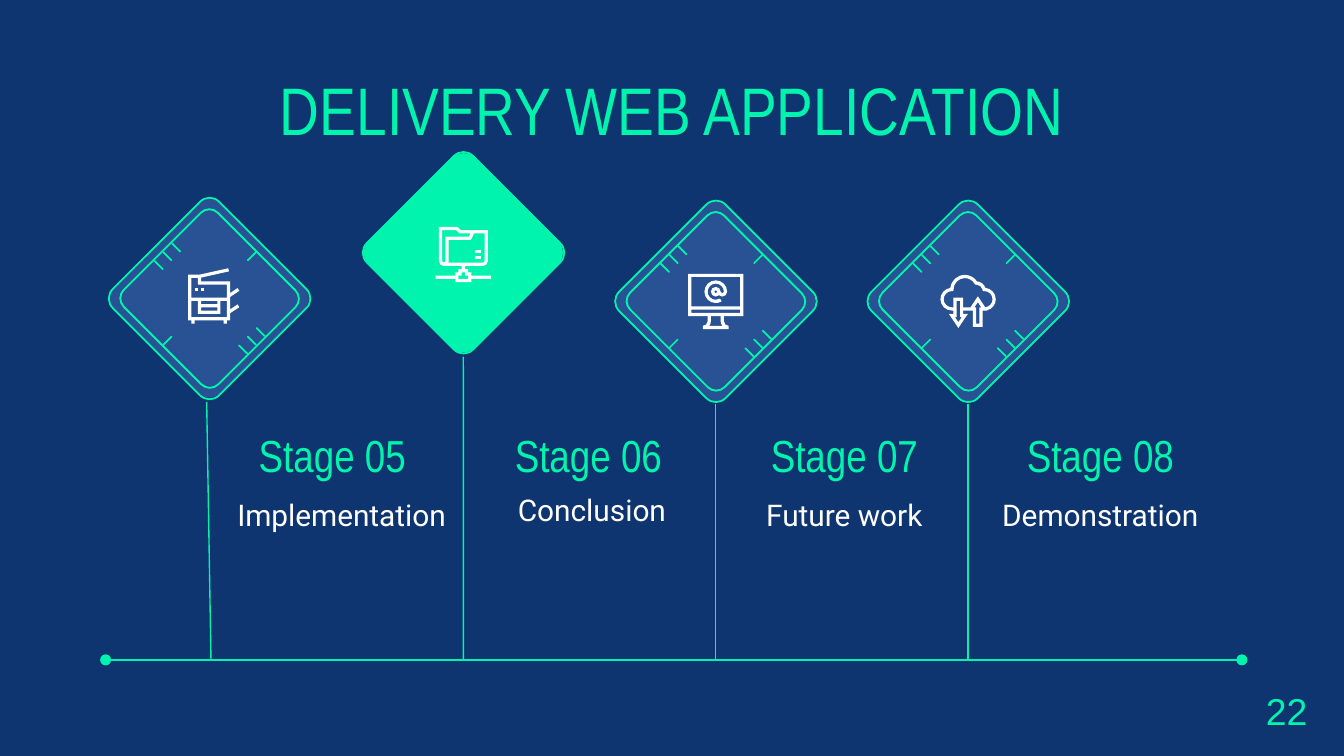
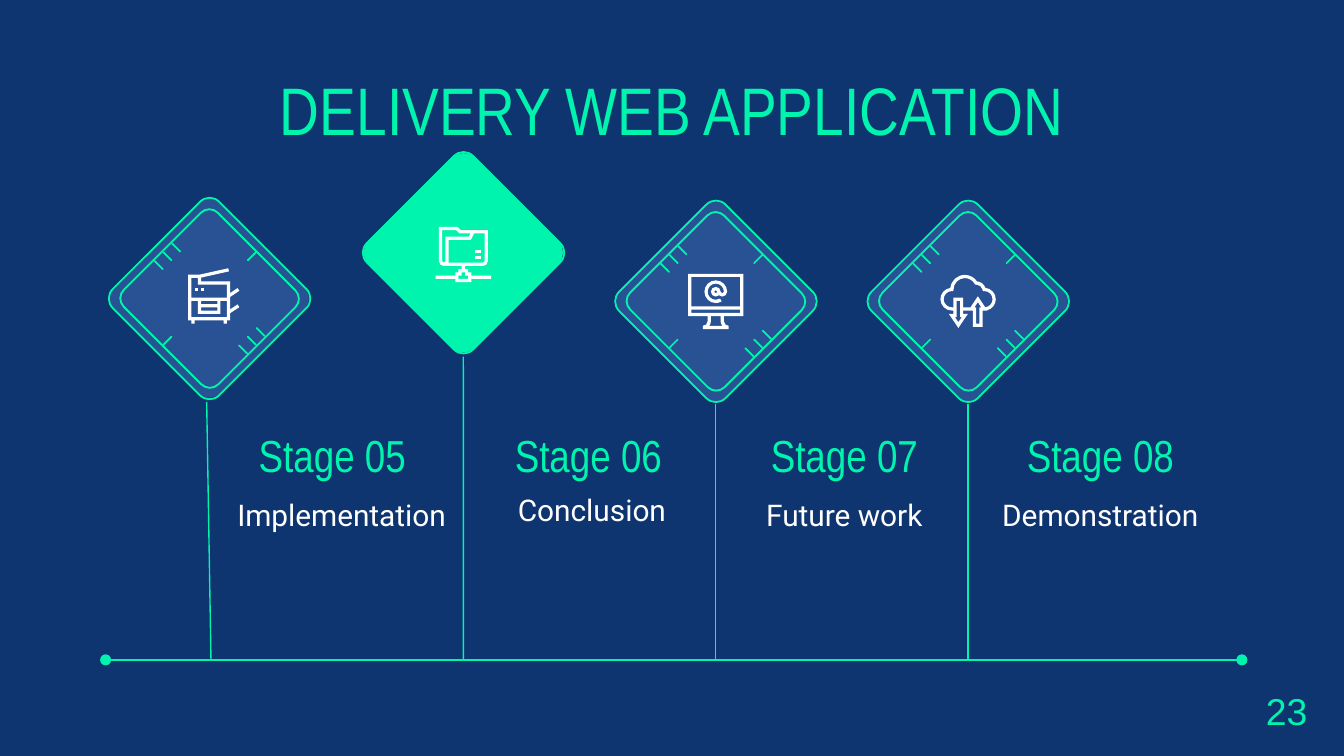
Before and after one commit to AntonioMakdissi/seniorProject, a slide deck: slide 29 of Report/CENG495_CCE_FINAL_PPT_ANTONIO_FAWZY.pptx (slide 28 before the commit). Drawn at 1344x756 pixels with LibreOffice and Linux fonts; fonts in the diff are those of the drawing. Boxes give left, top, right and bottom in pixels: in the first picture for what was removed or moved away, otherwise in the second. Text is boxed around its words. In the diff, an @@ line names an element or a change of style, - is before the commit and + after.

```diff
--- a/Report/CENG495_CCE_FINAL_PPT_ANTONIO_FAWZY.pptx
+++ b/Report/CENG495_CCE_FINAL_PPT_ANTONIO_FAWZY.pptx
@@ text at [1266, 699, 1308, 726]: text changed @@
-22
+23
```
Also in this commit, not shown: 14 other slides changed, 1 slide added, 2 other files.
